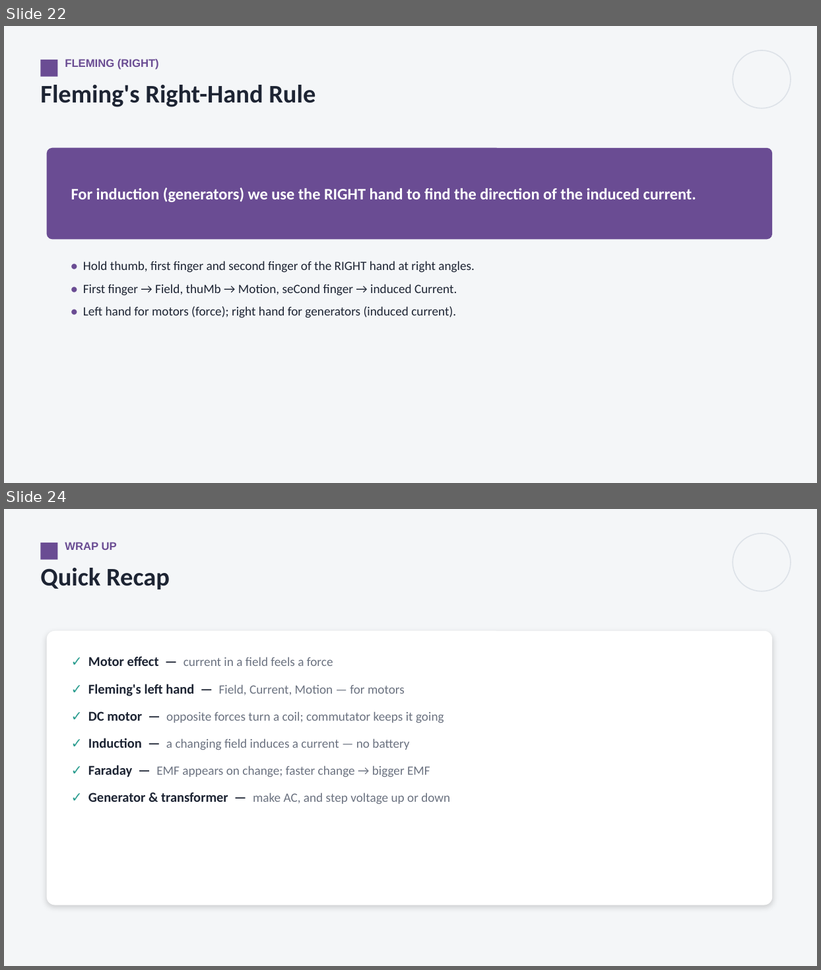
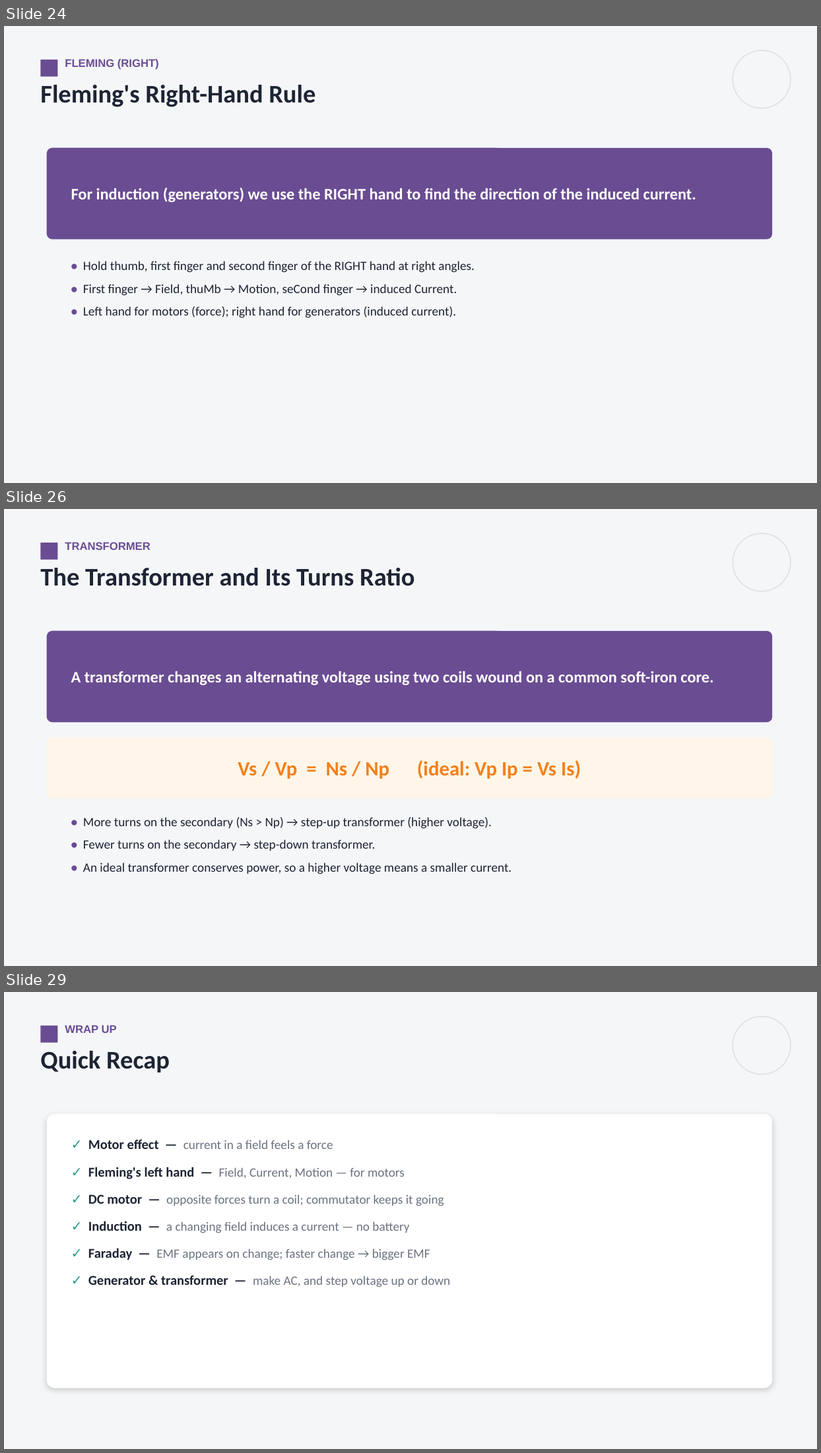
Before and after one commit to parmeshwars2911/MyFirstAR, a slide deck: ppt/Grade10/G10_S102_Electromagnetism_2.pptx. Shown one above the other, each under a label of ours: slides 22 and 24 before the commit, slides 24, 26 and 29 after it; the slides between them are not shown. The pictures are 821x970 and 821x1453 pixels, drawn with LibreOffice and Linux fonts; fonts in the diff are those of the drawing. Boxes give left, top, right and bottom in pixels: in the first picture for what was removed or moved away, otherwise in the second. Text is boxed around its words. In the diff, an @@ line names an element or a change of style, - is before the commit and + after.

```diff
--- a/ppt/Grade10/G10_S102_Electromagnetism_2.pptx
+++ b/ppt/Grade10/G10_S102_Electromagnetism_2.pptx
@@ slide 26 added at (x1=4, y1=509, x2=817, y2=966), background #F4F6F8 @@
@@ rectangle added at (x1=40, y1=543, x2=57, y2=560), fill #6A4C93 @@
@@ text added at (x1=65, y1=542, x2=150, y2=550), 13 pt, text #6A4C93, bold @@
+TRANSFORMER
@@ ellipse added at (x1=733, y1=533, x2=791, y2=591), outline #DDE2E8 1.25 pt @@
@@ text added at (x1=40, y1=568, x2=415, y2=586), 30 pt, text #1D2433, bold @@
+The Transformer and Its Turns Ratio
@@ rounded rectangle added at (x1=47, y1=631, x2=773, y2=722), fill #6A4C93 @@
@@ text added at (x1=71, y1=671, x2=714, y2=685), 19 pt, text #FFFFFF, bold @@
+A transformer changes an alternating voltage using two coils wound on a common soft-iron core.
@@ rounded rectangle added at (x1=47, y1=738, x2=773, y2=799), fill #FFF6E9 @@
@@ text added at (x1=238, y1=760, x2=581, y2=779), 24 pt, text #F4801A, bold @@
+Vs / Vp = Ns / Np (ideal: Vp Ip = Vs Is)
@@ text added at (x1=83, y1=817, x2=512, y2=875), 15 pt, text #1D2433 @@
+• More turns on the secondary (Ns > Np) → step-up transformer (higher voltage).
+• Fewer turns on the secondary → step-down transformer.
+• An ideal transformer conserves power, so a higher voltage means a smaller current.
@@ what was slide 22 is now slide 24 @@
@@ what was slide 24 is now slide 29 @@
```
Also in this commit, not shown: 1 slide changed, 4 other slides added, 2 other files.
